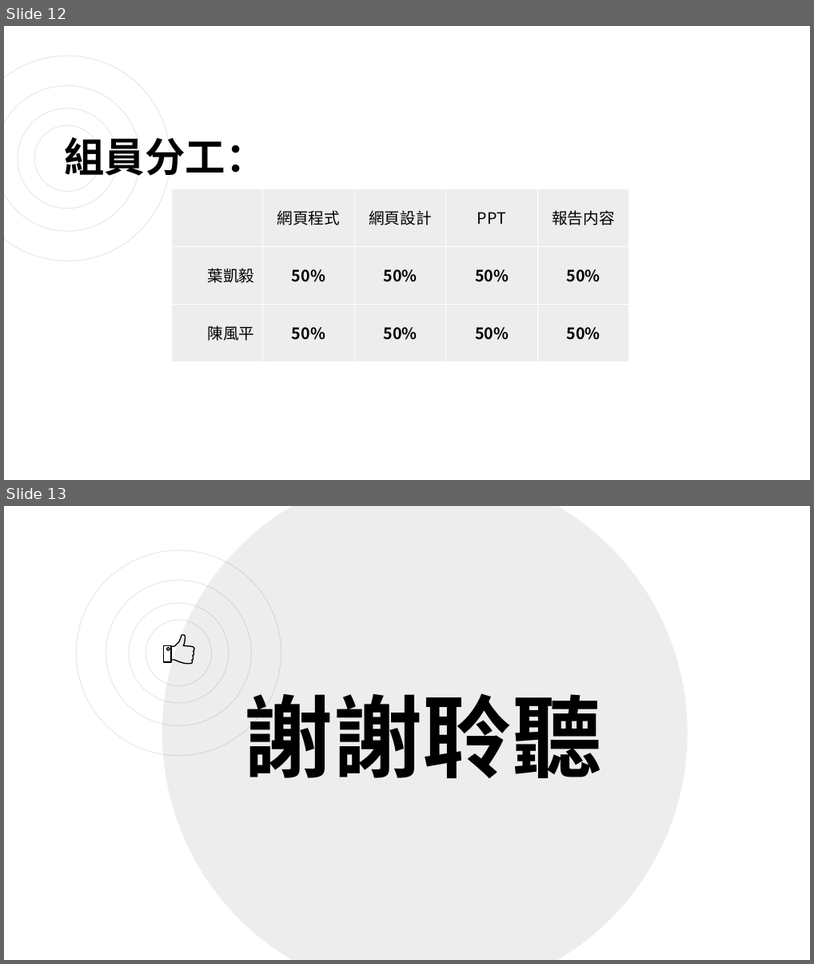
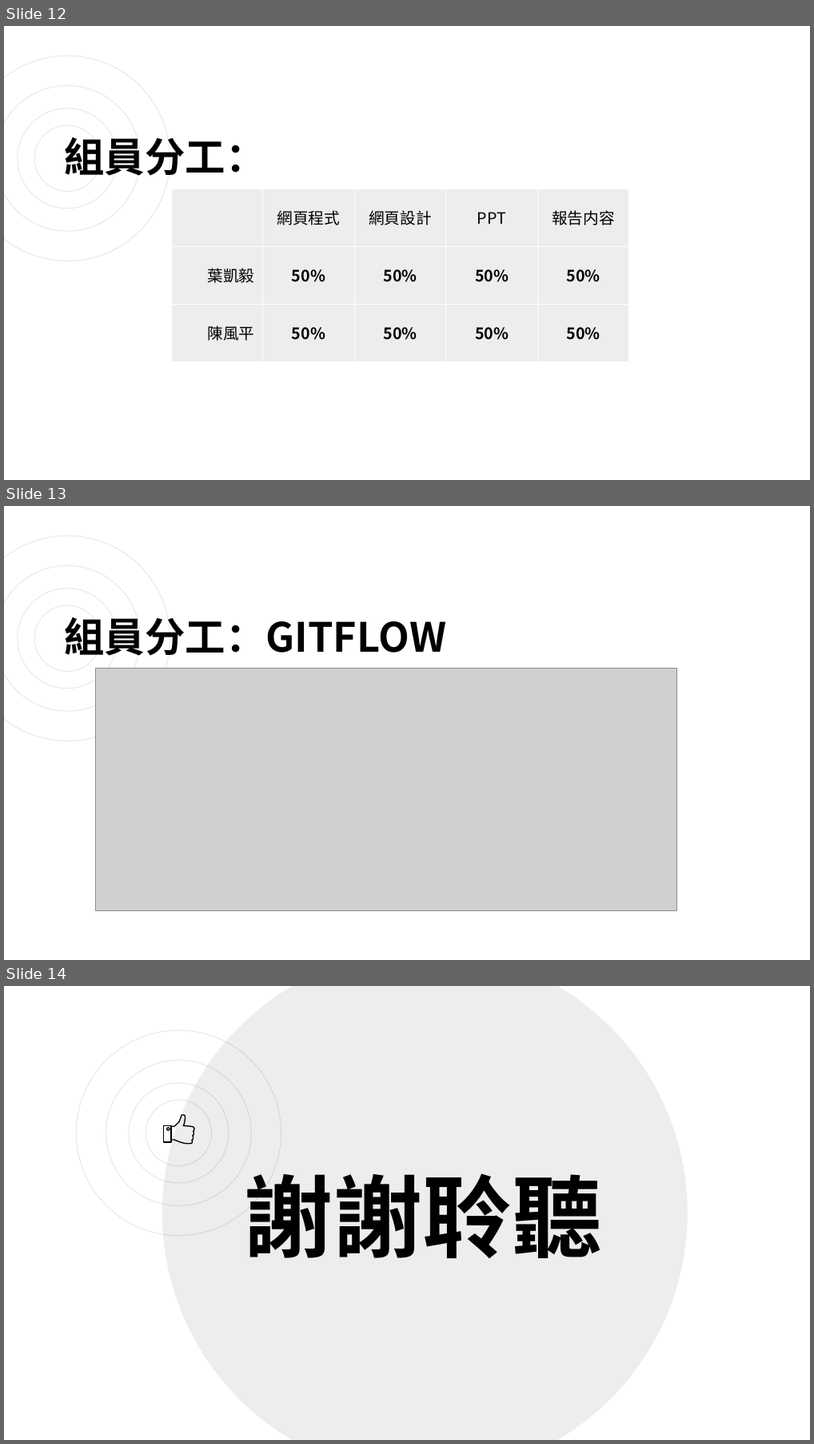
Before and after one commit to phogbinh/NTUT2019SpringWebProgramming, a slide deck: Midterm Project/Presentation.pptx. Shown one above the other, each under a label of ours: slides 12 and 13 before the commit, slides 12, 13 and 14 after it. The pictures are 814x964 and 814x1444 pixels, drawn with LibreOffice and Linux fonts; fonts in the diff are those of the drawing; grey boxes stand for pictures. Boxes give left, top, right and bottom in pixels: in the first picture for what was removed or moved away, otherwise in the second. Text is boxed around its words. In the diff, an @@ line names an element or a change of style, - is before the commit and + after.

```diff
--- a/Midterm Project/Presentation.pptx
+++ b/Midterm Project/Presentation.pptx
@@ slide 13 added at bbox=[4, 506, 810, 960], background #FFFFFF; not listed: 4 template elements that a slide beside it also shows @@
@@ title added at bbox=[65, 617, 447, 656], 36 pt, text #000000, bold @@
+組員分工：GITFLOW
@@ picture added at bbox=[96, 668, 678, 910] @@
@@ what was slide 13 is now slide 14 @@
```
